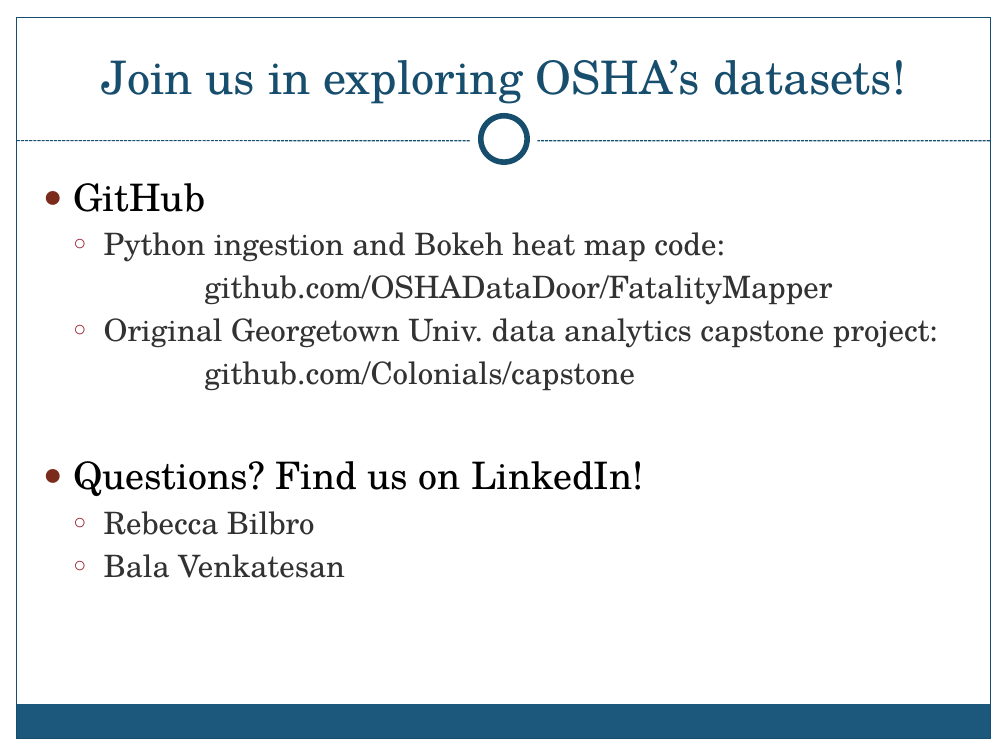
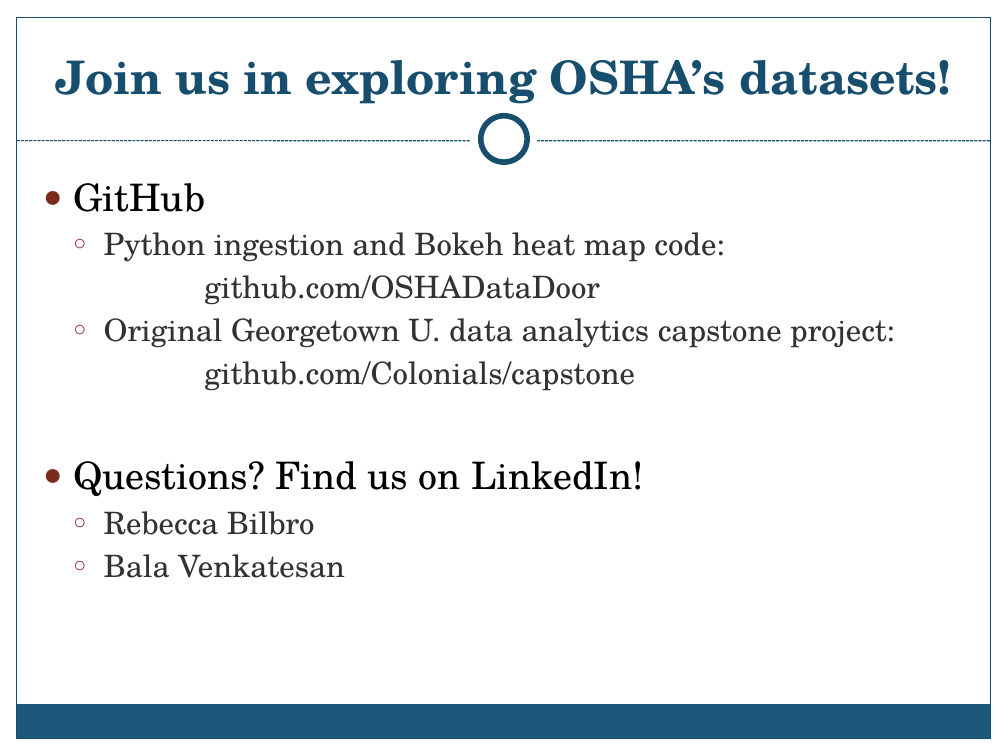
Before and after one commit to OSHADataDoor/OshaScrapy, a slide deck: slide 13 of presentation/DIDCtalk.pptx (slide 12 before the commit). Drawn at 1008x756 pixels with LibreOffice and Linux fonts; fonts in the diff are those of the drawing; background and template pictures are left out. Boxes give left, top, right and bottom in pixels: in the first picture for what was removed or moved away, otherwise in the second. Text is boxed around its words. In the diff, an @@ line names an element or a change of style, - is before the commit and + after.

```diff
--- a/presentation/DIDCtalk.pptx
+++ b/presentation/DIDCtalk.pptx
@@ title "Join us in exploring OSHA’s ..." at (55,60,951,104): bold on @@
@@ text at (104,275,895,348): text changed @@
-  github.com/OSHADataDoor/FatalityMapper
-  ○ Original Georgetown Univ. data analytics capstone project:
+  github.com/OSHADataDoor
+  ○ Original Georgetown U. data analytics capstone project:
```
Also in this commit, not shown: 8 other slides changed, 3 slides added, 2 slides removed, 1 other file.
